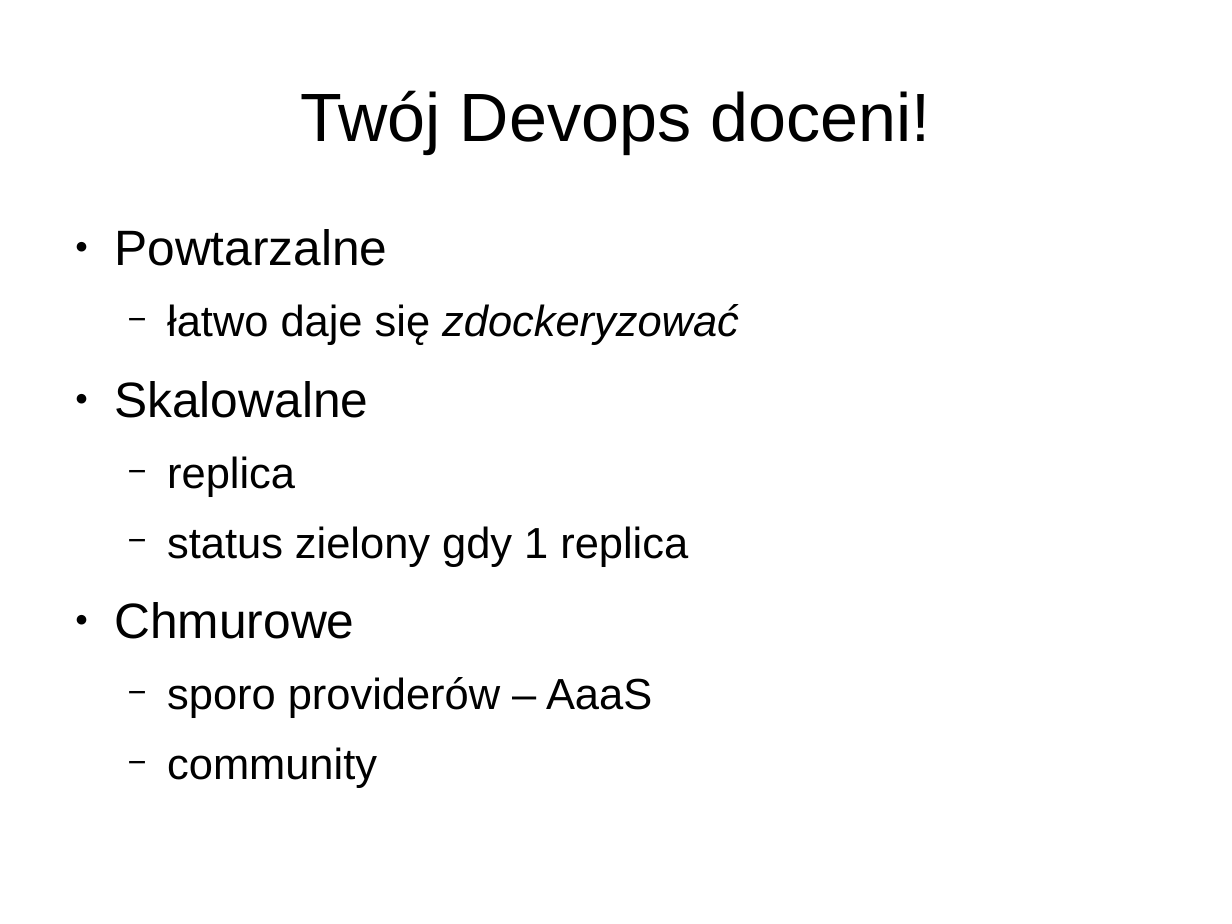
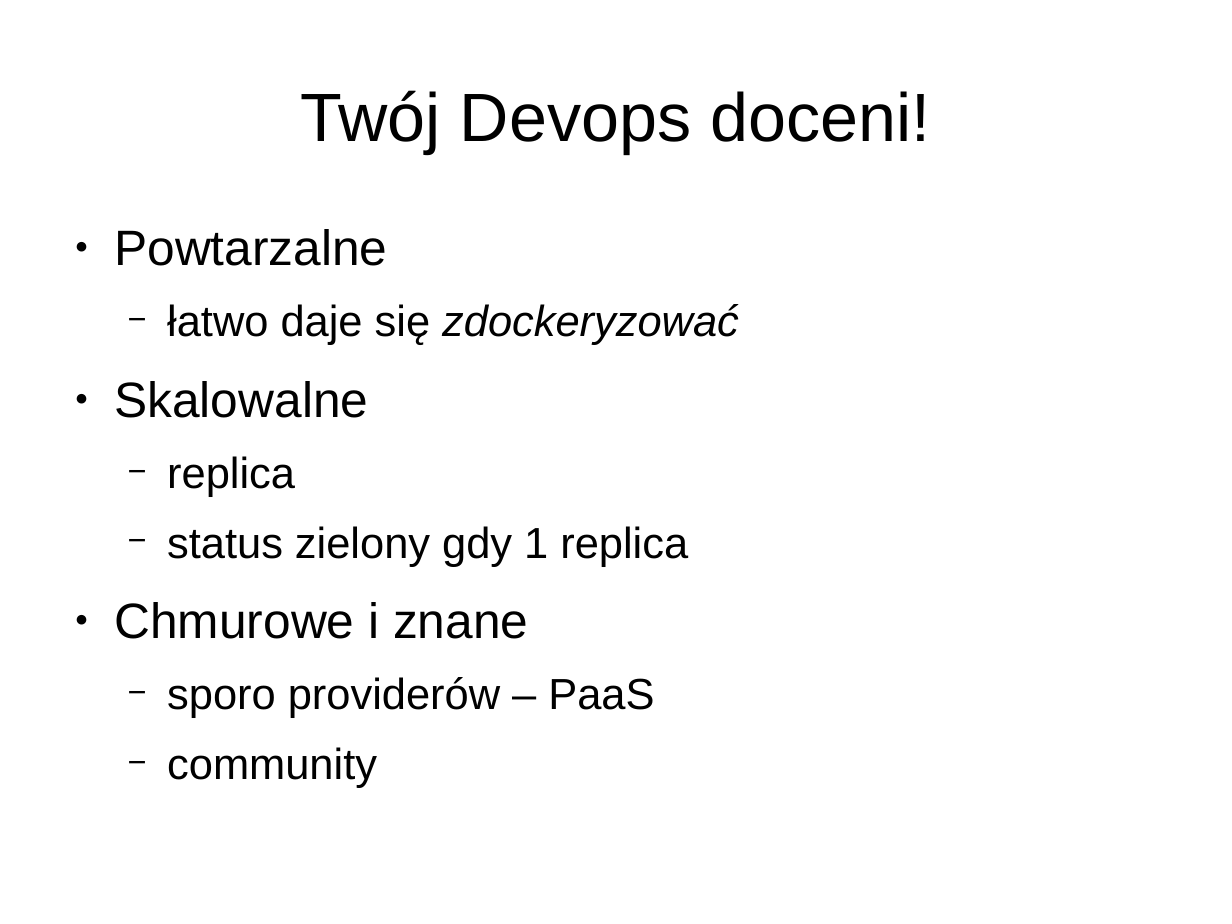
Before and after one commit to lukaszkuczynski/nieszukaj, a slide deck: slide 17 of znajduj.odp. Drawn at 1232x924 pixels with LibreOffice and Linux fonts; fonts in the diff are those of the drawing. Boxes give left, top, right and bottom in pixels: in the first picture for what was removed or moved away, otherwise in the second. Text is boxed around its words. In the diff, an @@ line names an element or a change of style, - is before the commit and + after.

```diff
--- a/znajduj.odp
+++ b/znajduj.odp
@@ text at (114, 602, 654, 718): text changed @@
-● Chmurowe
-  − sporo providerów – AaaS
+● Chmurowe i znane
+  − sporo providerów – PaaS
```
Also in this commit, not shown: 12 other slides changed, 4 slides added, 5 slides removed.
